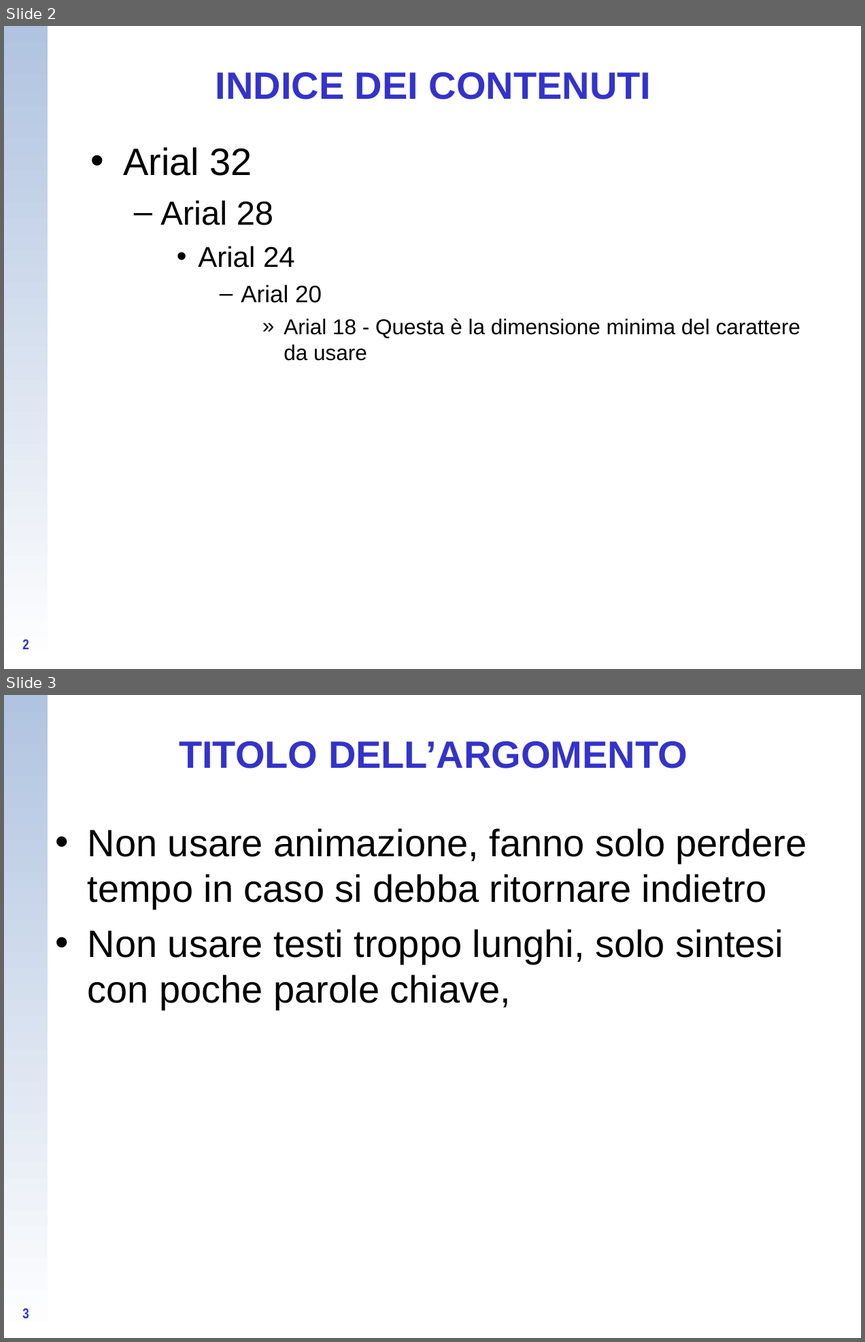
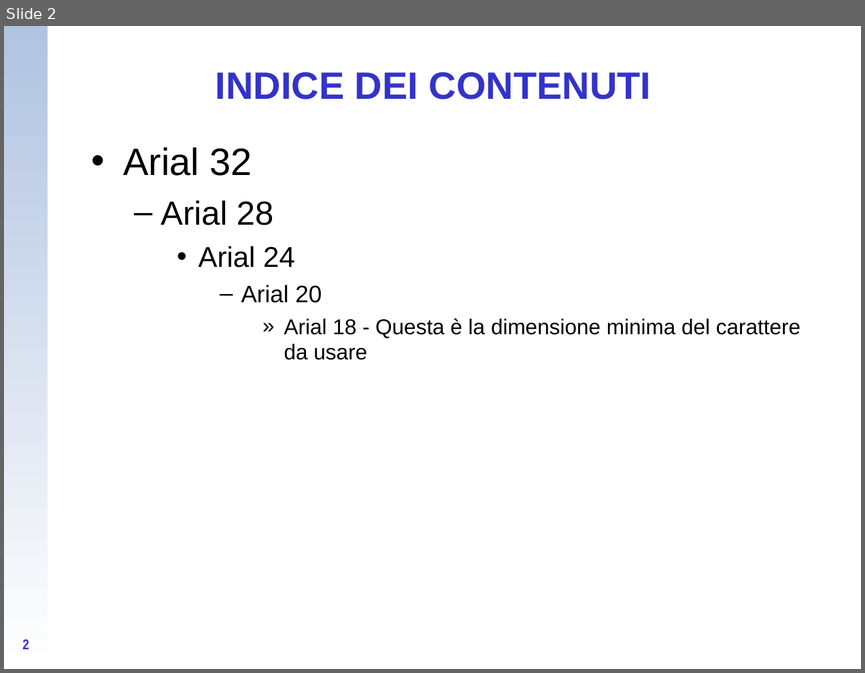
Before and after one commit to CampelloManuel/progetto-esame, a slide deck: tesina/Presentazione_tipo_Energia (te ne ho salvata una copia fusco, sei libero di usarla).ppt. Shown one above the other, each under a label of ours: slides 2 and 3 before the commit, slide 2 after it. The pictures are 865x1342 and 865x673 pixels, drawn with LibreOffice and Linux fonts; fonts in the diff are those of the drawing; background and template pictures are left out. Boxes give left, top, right and bottom in pixels: in the first picture for what was removed or moved away, otherwise in the second. Text is boxed around its words. In the diff, an @@ line names an element or a change of style, - is before the commit and + after.

```diff
--- a/tesina/Presentazione_tipo_Energia (te ne ho salvata una copia fusco, sei libero di usarla).ppt
+++ b/tesina/Presentazione_tipo_Energia (te ne ho salvata una copia fusco, sei libero di usarla).ppt
@@ slide 3 removed at box(4, 695, 861, 1338), background #FFFFFF; not listed: 1 template element that a slide beside it also shows @@
@@ title removed at box(179, 741, 687, 768) @@
-TITOLO DELL’ARGOMENTO
@@ text removed at box(88, 828, 807, 1010) @@
-• Non usare animazione, fanno solo perdere tempo in caso si debba ritornare indietro
-• Non usare testi troppo lunghi, solo sintesi con poche parole chiave,
@@ page number removed at box(22, 1308, 29, 1318) @@
-3
```
Also in this commit, not shown: 1 slide changed, 7 slides added, 1 other slide removed, 3 other files.
